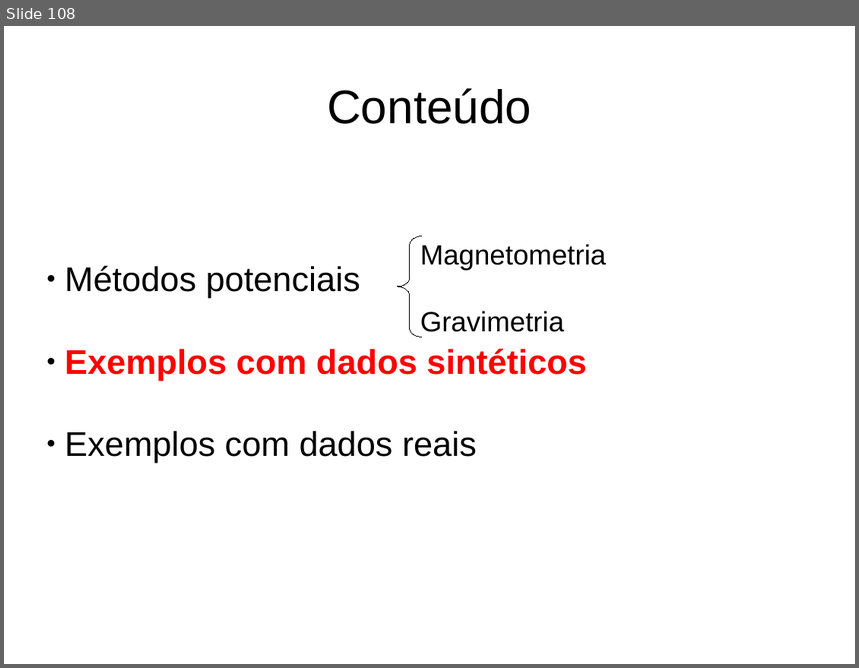
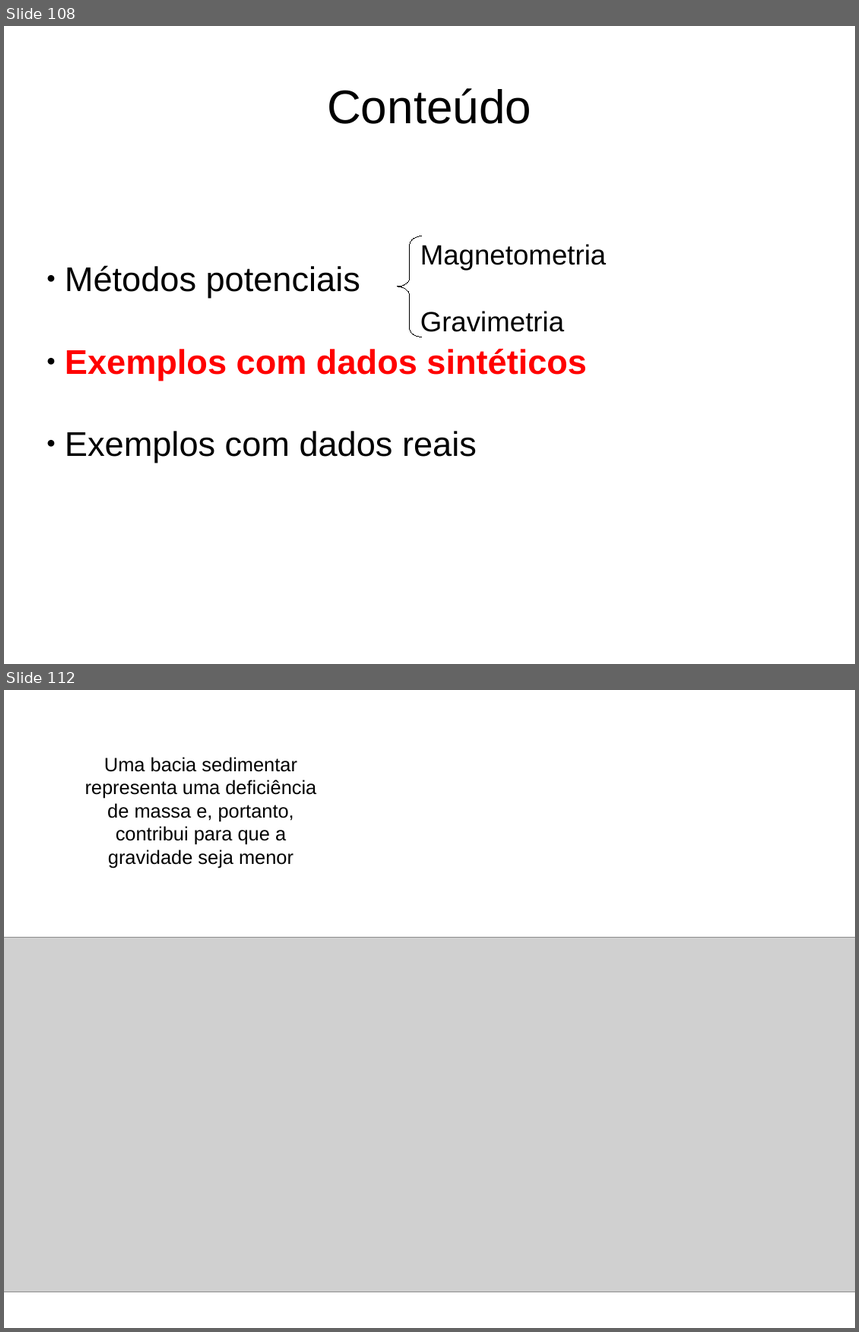
Before and after one commit to birocoles/UFRRJ-SEGEO2017, a slide deck: presentation/SEGEO2017.odp. Shown one above the other, each under a label of ours: slide 108 before the commit, slides 108 and 112 after it; the slides between them are not shown. The pictures are 859x668 and 859x1332 pixels, drawn with LibreOffice and Linux fonts; fonts in the diff are those of the drawing; grey boxes stand for pictures. Boxes give left, top, right and bottom in pixels: in the first picture for what was removed or moved away, otherwise in the second. Text is boxed around its words. In the diff, an @@ line names an element or a change of style, - is before the commit and + after.

```diff
--- a/presentation/SEGEO2017.odp
+++ b/presentation/SEGEO2017.odp
@@ slide 112 added at [4, 690, 855, 1328], background #FFFFFF @@
@@ text added at [85, 757, 316, 868], 18 pt, text #000000 @@
+Uma bacia sedimentar representa uma deficiência de massa e, portanto, contribui para que a gravidade seja menor
@@ picture added at [4, 937, 855, 1293] @@
```
Also in this commit, not shown: 1 slide changed, 11 other slides added, 17 other files.
